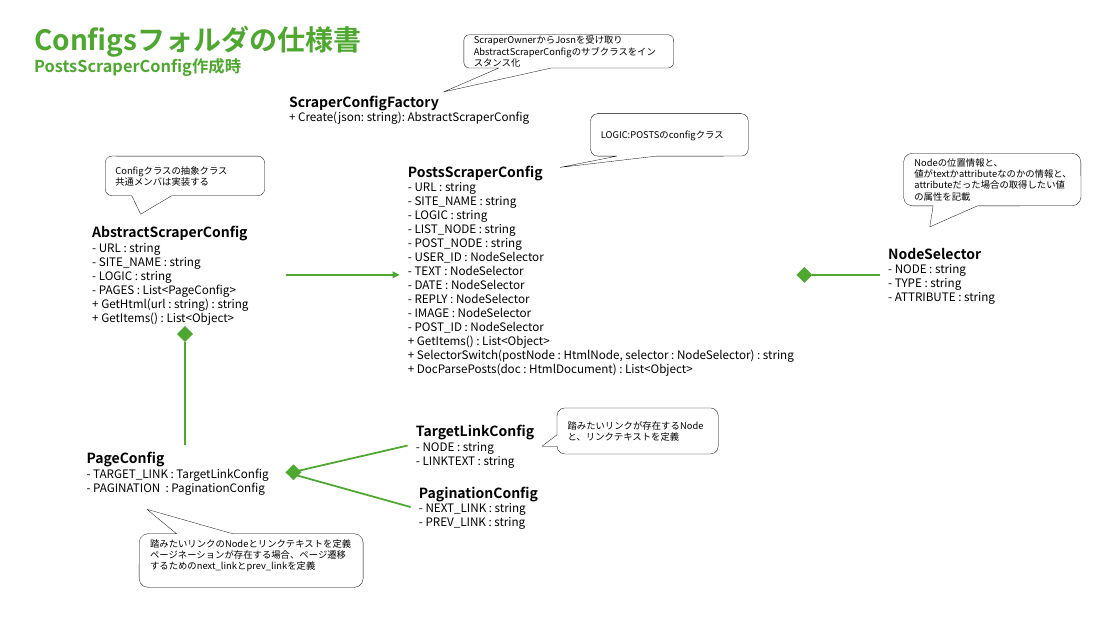
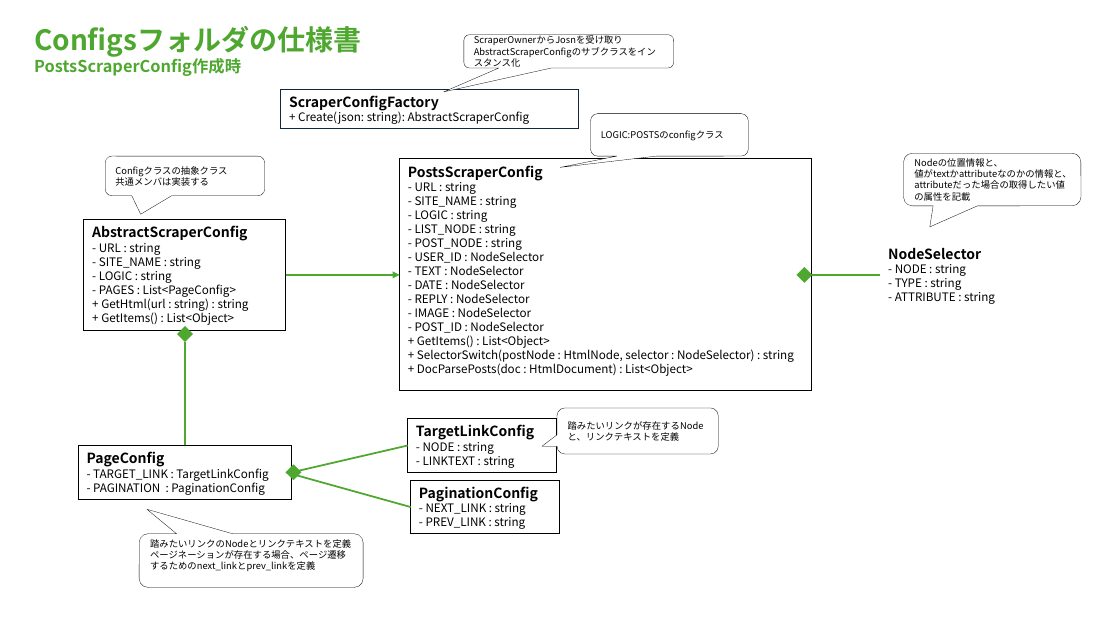
Before and after one commit to miyas02/matome_phase1, a slide deck: slide 3 of source/docs/管理ソフトウェア仕様書.pptx. Drawn at 1120x630 pixels with LibreOffice and Linux fonts; fonts in the diff are those of the drawing. Boxes give left, top, right and bottom in pixels: in the first picture for what was removed or moved away, otherwise in the second. Text is boxed around its words. In the diff, an @@ line names an element or a change of style, - is before the commit and + after.

```diff
--- a/source/docs/管理ソフトウェア仕様書.pptx
+++ b/source/docs/管理ソフトウェア仕様書.pptx
@@ rectangle "ScraperConfigFactory" at (281, 89, 579, 129): outline none to #0E2841 0.75 pt @@
@@ 6 rectangles: place and size @@
-6 rectangles at (87, 95, 794, 529)
+6 rectangles at (78, 89, 812, 534)
@@ outline none to #000000 0.75 pt in 5 elements at (84, 220, 286, 330), (400, 159, 812, 391), (78, 445, 292, 499), (408, 418, 557, 472), (411, 481, 560, 534) @@
```
Also in this commit, not shown: 1 other slide changed.
